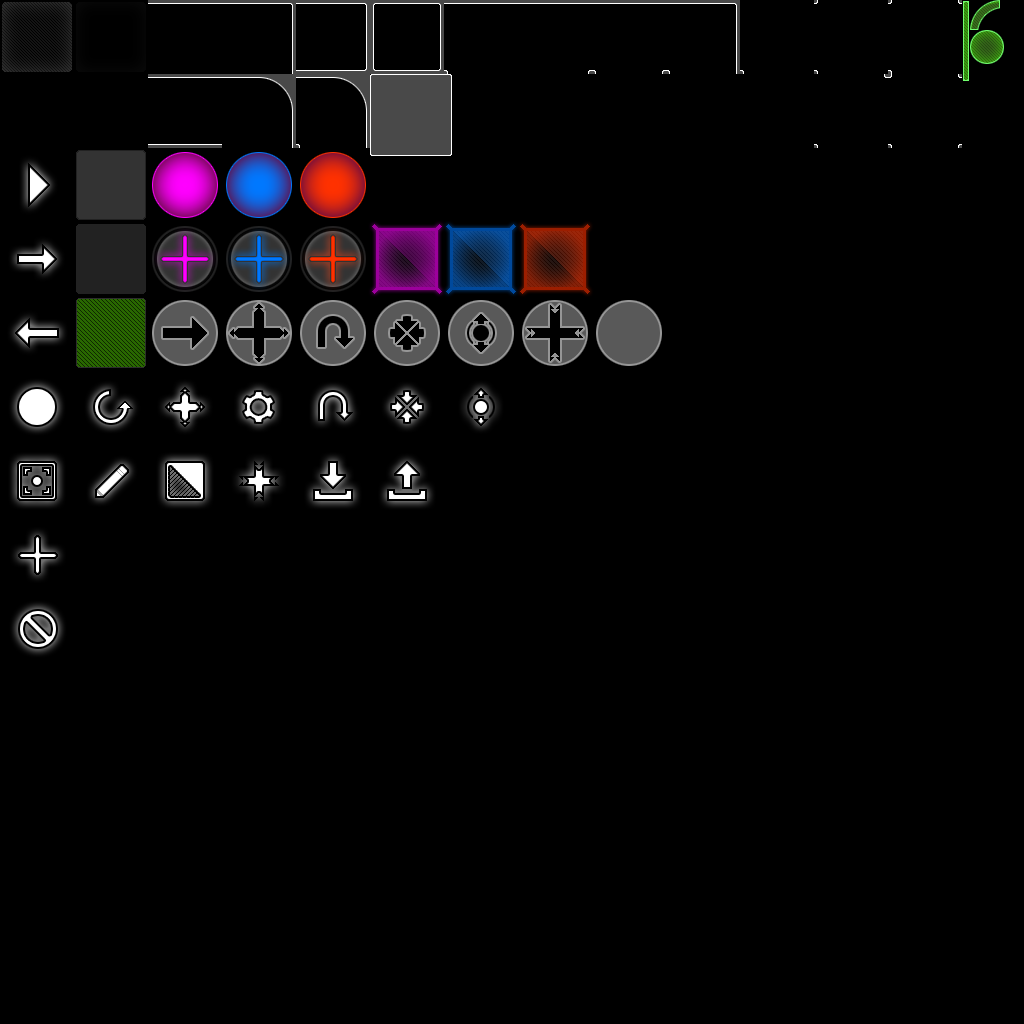
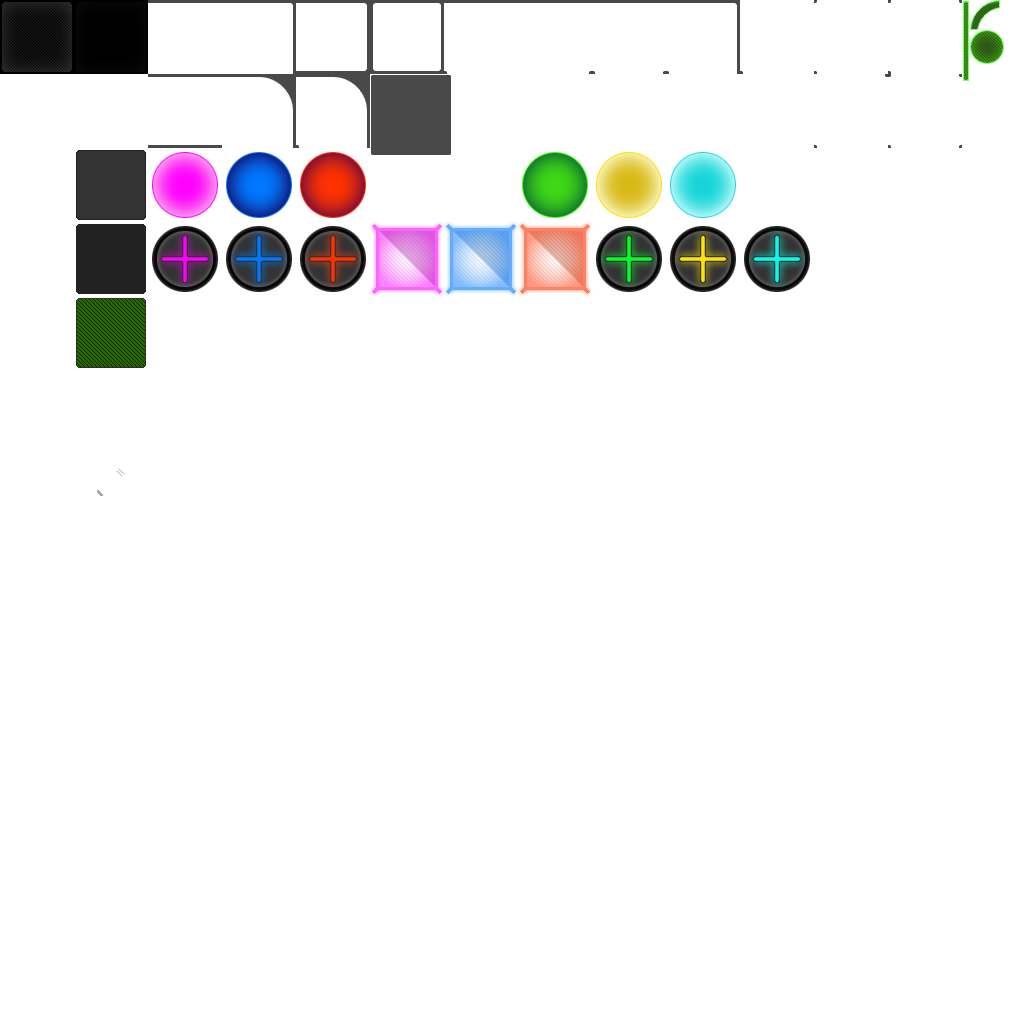
Comparing the layer stacks of the two 1024x1024 images. Changes:
added layer "Layer 35 copy 3" above "Layer 35 copy 2" over (x1=744, y1=226, x2=810, y2=292)
added layer "Layer 35 copy 2" above "Layer 35 copy" over (x1=670, y1=226, x2=736, y2=292)
added layer "Layer 35 copy" above "Layer 35" over (x1=596, y1=226, x2=662, y2=292)
added layer "Layer 23 copy 5" above "Layer 23 copy 4" over (x1=670, y1=152, x2=736, y2=218)
added layer "Layer 23 copy 4" above "Layer 23 copy 3" over (x1=596, y1=152, x2=662, y2=218)
added layer "Layer 23 copy 3" above "Layer 23" over (x1=522, y1=152, x2=588, y2=218)
hid "Layer 32" over (x1=0, y1=0, x2=1024, y2=1024)
